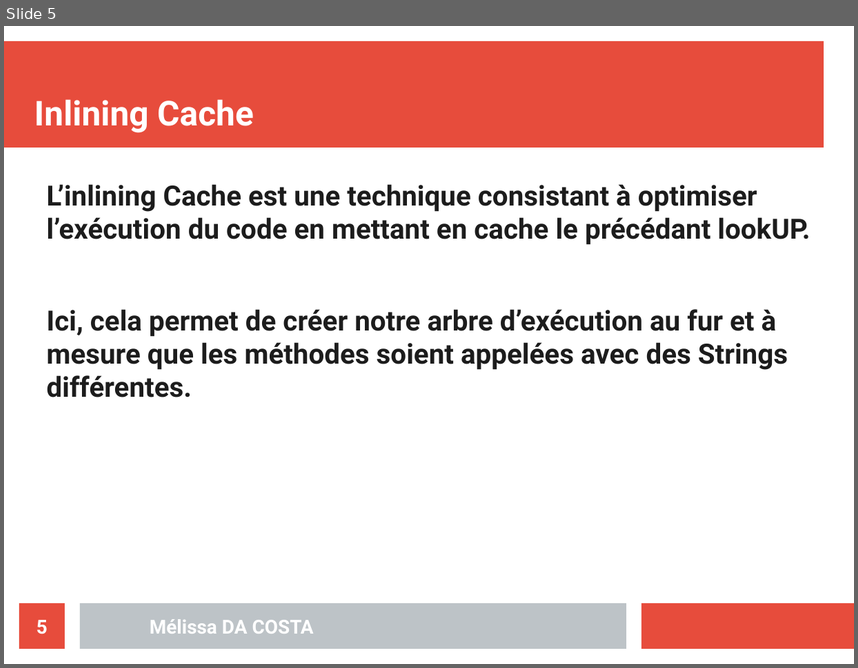
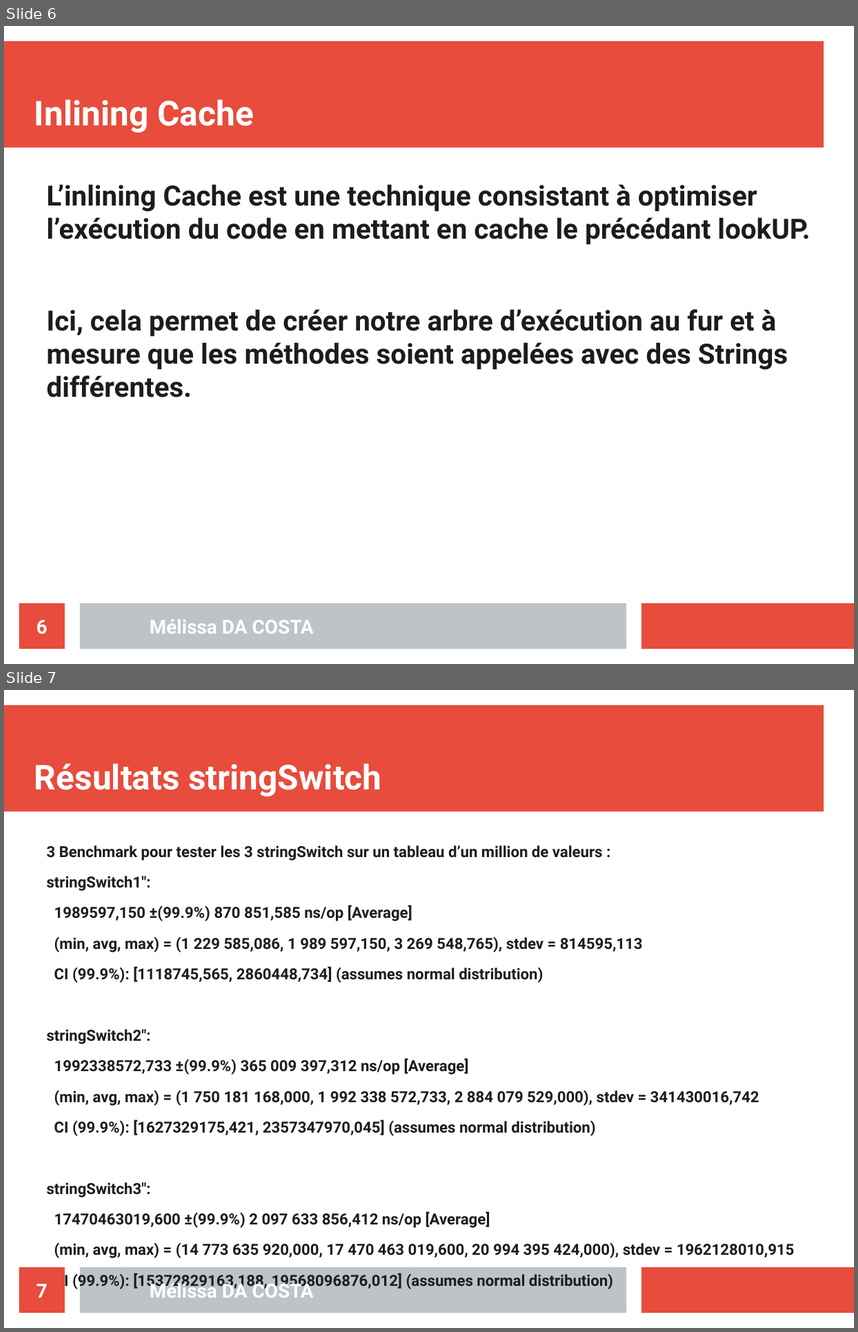
Before and after one commit to MelissaDaCosta/java-inside, a slide deck: lab5/Mélissa_DA_COSTA_slides_TP05.odp. Shown one above the other, each under a label of ours: slide 5 before the commit, slides 6 and 7 after it. The pictures are 858x668 and 858x1332 pixels, drawn with LibreOffice and Linux fonts; fonts in the diff are those of the drawing. Boxes give left, top, right and bottom in pixels: in the first picture for what was removed or moved away, otherwise in the second. Text is boxed around its words. In the diff, an @@ line names an element or a change of style, - is before the commit and + after.

Commit message:
add benchmark tests

```diff
--- a/lab5/Mélissa_DA_COSTA_slides_TP05.odp
+++ b/lab5/Mélissa_DA_COSTA_slides_TP05.odp
@@ slide 7 added at <box>4,690,854,1328</box>, background #FFFFFF; not listed: 3 template elements that a slide beside it also shows @@
@@ title added at <box>34,763,381,797</box>, 32 pt, text #FFFFFF, bold @@
+Résultats stringSwitch
@@ text added at <box>47,845,795,1258</box>, 14.3 pt, text #1C1C1C, bold @@
+3 Benchmark pour tester les 3 stringSwitch sur un tableau d’un million de valeurs :
+stringSwitch1":
+1989597,150 ±(99.9%) 870 851,585 ns/op [Average]
+(min, avg, max) = (1 229 585,086, 1 989 597,150, 3 269 548,765), stdev = 814595,113
+CI (99.9%): [1118745,565, 2860448,734] (assumes normal distribution)
+stringSwitch2":
+1992338572,733 ±(99.9%) 365 009 397,312 ns/op [Average]
+(min, avg, max) = (1 750 181 168,000, 1 992 338 572,733, 2 884 079 529,000), stdev = 341430016,742
+CI (99.9%): [1627329175,421, 2357347970,045] (assumes normal distribution)
+stringSwitch3":
+17470463019,600 ±(99.9%) 2 097 633 856,412 ns/op [Average]
+(min, avg, max) = (14 773 635 920,000, 17 470 463 019,600, 20 994 395 424,000), stdev = 1962128010,915
+CI (99.9%): [15372829163,188, 19568096876,012] (assumes normal distribution)
@@ page number added at <box>19,1267,65,1312</box>, fill #E74C3C, 18 pt, text #FFFFFF, bold @@
+7
@@ text added at <box>150,1279,314,1297</box>, 18 pt, text #FFFFFF, bold @@
+Mélissa DA COSTA
@@ what was slide 5 is now slide 6 @@
@@ page number at <box>36,619,47,634</box>: text changed @@
-5
+6
```
Also in this commit, not shown: 1 slide changed, 25 other files.
